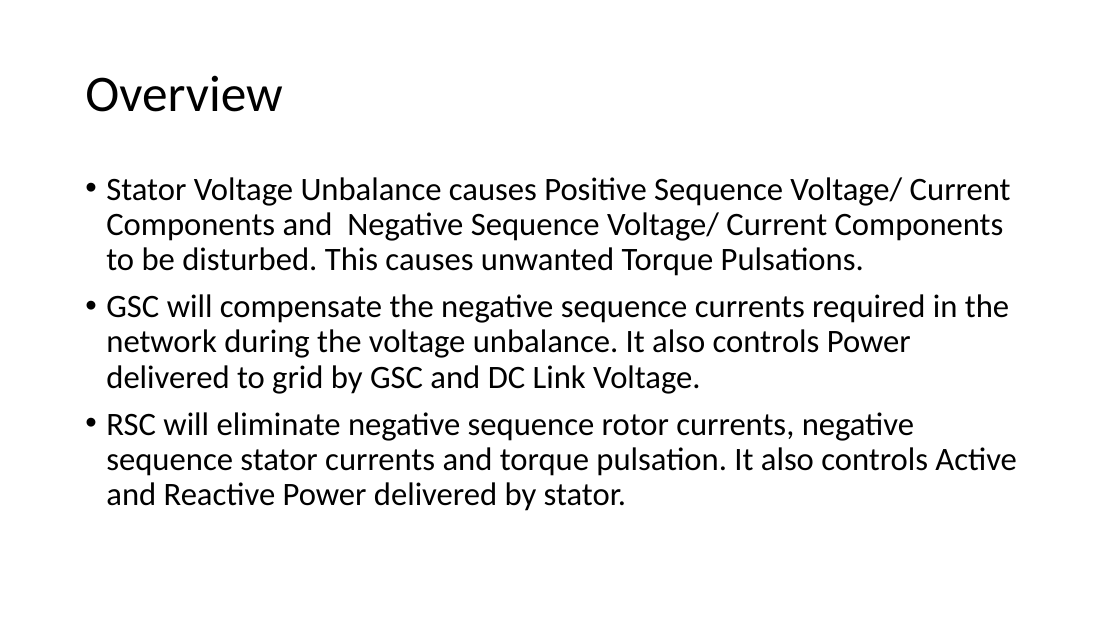
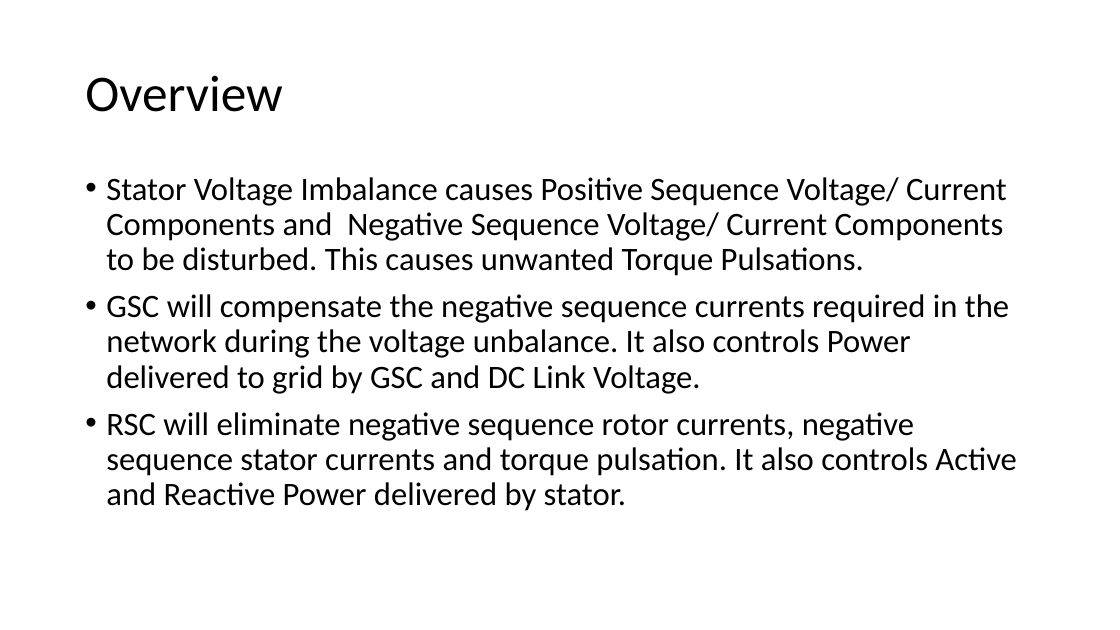
Before and after one commit to MuhammadShamaas1997/Electrical-Engineering, a slide deck: slide 2 of MS/Electric Drives Control/WECSAssignment7/Negative Sequence Compensation/DFIG.pptx. Drawn at 1120x630 pixels with LibreOffice and Linux fonts; fonts in the diff are those of the drawing. Boxes give left, top, right and bottom in pixels: in the first picture for what was removed or moved away, otherwise in the second. Text is boxed around its words. In the diff, an @@ line names an element or a change of style, - is before the commit and + after.

Commit message:
V1

```diff
--- a/MS/Electric Drives Control/WECSAssignment7/Negative Sequence Compensation/DFIG.pptx
+++ b/MS/Electric Drives Control/WECSAssignment7/Negative Sequence Compensation/DFIG.pptx
@@ text at <box>106,177,1007,276</box>: text changed @@
-• Stator Voltage Unbalance causes Positive Sequence Voltage/ Current Components and Negative Sequence Voltage/ Current Components to be disturbed. This causes unwanted Torque Pulsations.
+• Stator Voltage Imbalance causes Positive Sequence Voltage/ Current Components and Negative Sequence Voltage/ Current Components to be disturbed. This causes unwanted Torque Pulsations.
```
Also in this commit, not shown: 1 other slide changed.
